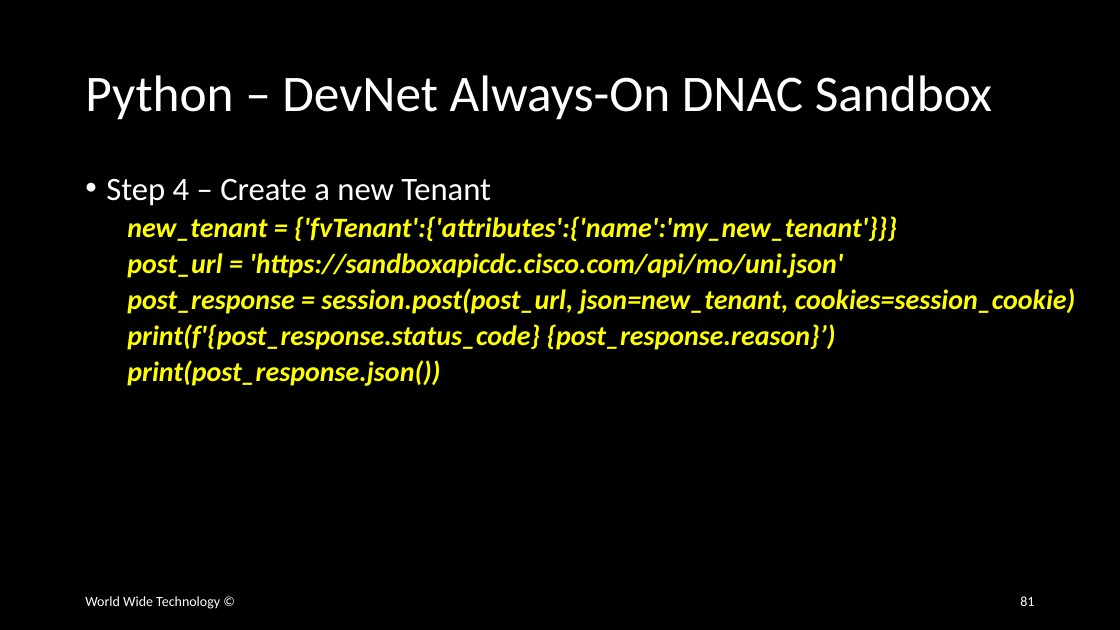
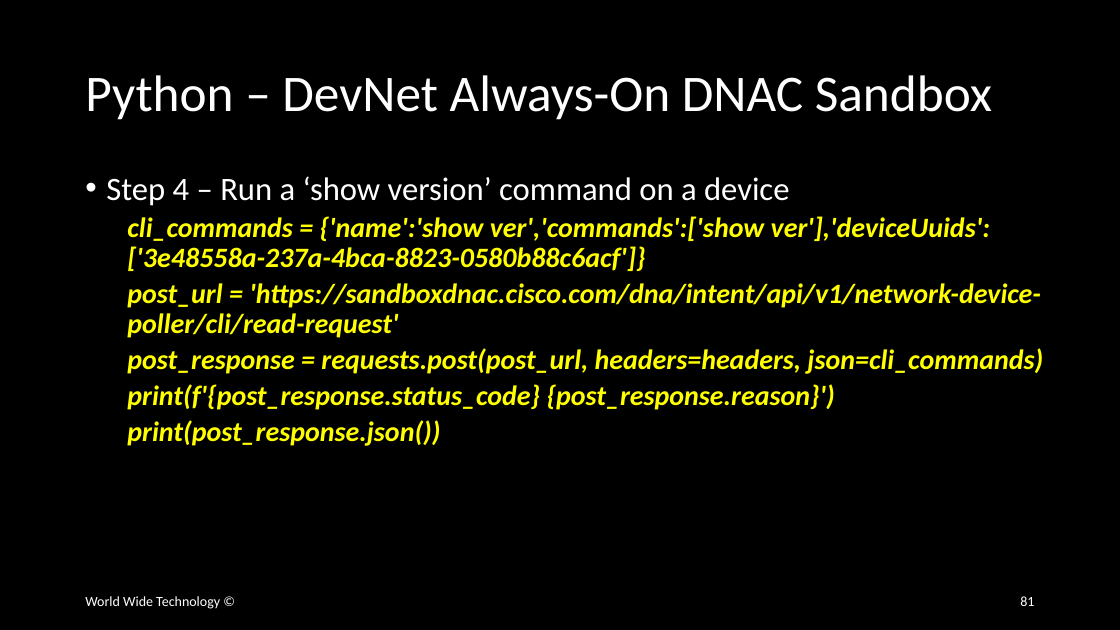
Before and after one commit to wwt/curl-requests-foundations, a slide deck: slide 81 of curl-requests-foundations.pptx. Drawn at 1120x630 pixels with LibreOffice and Linux fonts; fonts in the diff are those of the drawing. Boxes give left, top, right and bottom in pixels: in the first picture for what was removed or moved away, otherwise in the second. Text is boxed around its words. In the diff, an @@ line names an element or a change of style, - is before the commit and + after.

Commit message:
Added DNAC Python commands

```diff
--- a/curl-requests-foundations.pptx
+++ b/curl-requests-foundations.pptx
@@ text at [106,176,1043,410]: text changed @@
-• Step 4 – Create a new Tenant
-  new_tenant = {'fvTenant':{'attributes':{'name':'my_new_tenant'}}}
-  post_url = 'https://sandboxapicdc.cisco.com/api/mo/uni.json'
-  post_response = session.post(post_url, json=new_tenant, cookies=session_cookie)
-  print(f'{post_response.status_code} {post_response.reason}’)
+• Step 4 – Run a ‘show version’ command on a device
+  cli_commands = {'name':'show ver','commands':['show ver'],'deviceUuids':['3e48558a-237a-4bca-8823-0580b88c6acf']}
+  post_url = 'https://sandboxdnac.cisco.com/dna/intent/api/v1/network-device-poller/cli/read-request'
+  post_response = requests.post(post_url, headers=headers, json=cli_commands)
+  print(f'{post_response.status_code} {post_response.reason}')
```
Also in this commit, not shown: 5 other slides changed.
